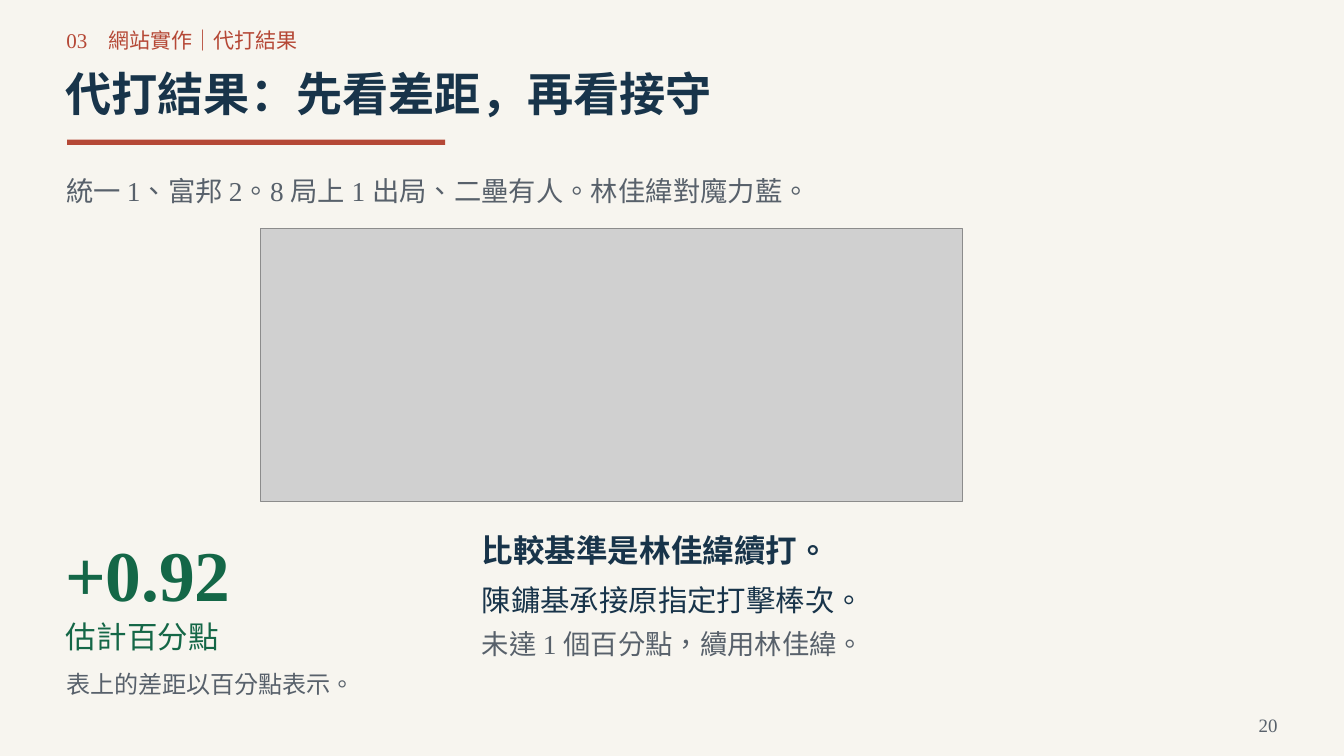
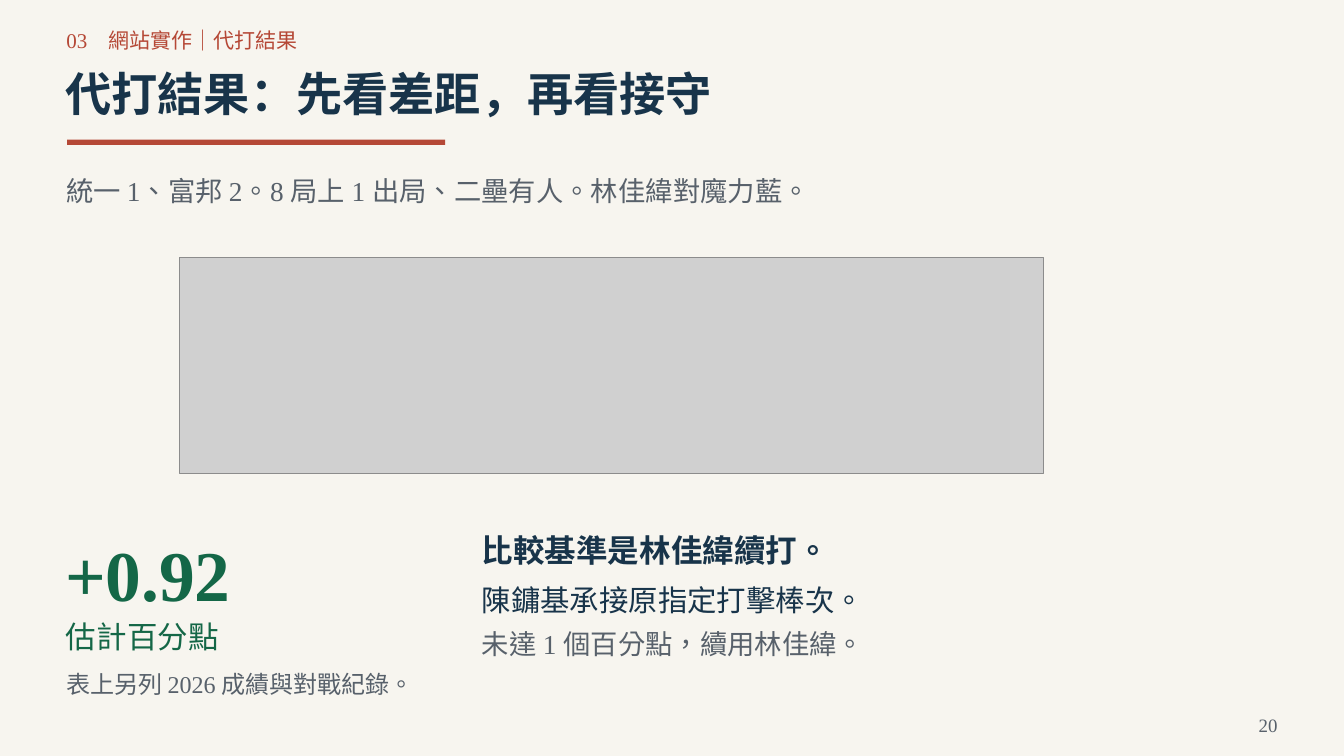
Before and after one commit to Da-Xiong-Chen/baseball_project, a slide deck: slide 20 of presentations/competition-2026/sync-20261114/一球兩面_臨場用人決策_2026球季版_34頁.pptx. Drawn at 1344x756 pixels with LibreOffice and Linux fonts; fonts in the diff are those of the drawing; grey boxes stand for pictures. Boxes give left, top, right and bottom in pixels: in the first picture for what was removed or moved away, otherwise in the second. Text is boxed around its words. In the diff, an @@ line names an element or a change of style, - is before the commit and + after.

```diff
--- a/presentations/competition-2026/sync-20261114/一球兩面_臨場用人決策_2026球季版_34頁.pptx
+++ b/presentations/competition-2026/sync-20261114/一球兩面_臨場用人決策_2026球季版_34頁.pptx
@@ picture: place and size @@
-picture at box(261, 229, 964, 501)
+picture at box(179, 257, 1044, 473)
@@ text at box(66, 673, 414, 695): text changed @@
-表上的差距以百分點表示。
+表上另列 2026 成績與對戰紀錄。
```
Also in this commit, not shown: 9 other files.
